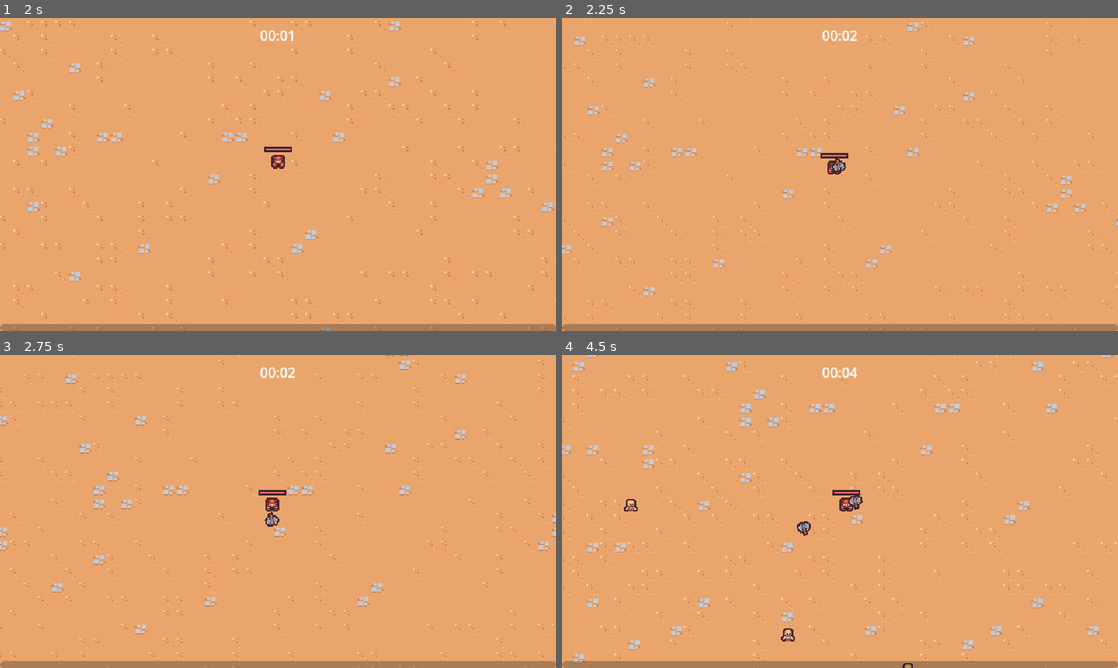
Above: before the commit, frames 1-4 (two rows, left to right).
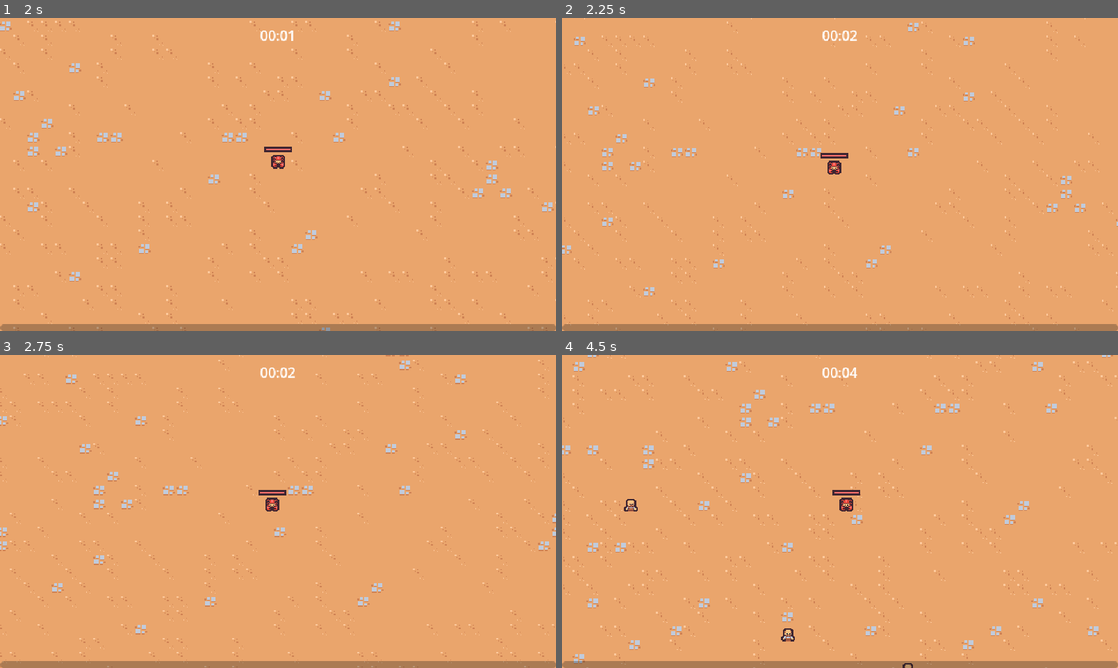
Above: after the commit, the same moments.

Repository: Dommss/2DSurvivorsCourse
Game: Godot game, scene res://scenes/main/main.tscn
The game is run twice, just before and just after one commit, with the same random seed, the same clock (stepped at 60 frames per second) and the same inputs.
Inputs (mouse positions are in pixels of both pictures, inside the frame that each line leads up to):
- Up to frame 1 (2 s): move the mouse to (250, 237) at 0.52 s; press the mouse at (250, 237) at 0.53 s; hold W (move_up) from 0.53 s (still down); move the mouse to (444, 221) at 1.27 s; release the mouse at (444, 221) at 1.28 s; click (444, 221) at 1.35 s
- Up to frame 2 (2.25 s): move the mouse to (673, 127) at 2.02 s; release W (move_up) at 2.03 s; press the mouse at (673, 127) at 2.03 s; hold A (move_left) from 2.03 s (still down)
- Up to frame 3 (2.75 s): keep holding A (move_left)
- Up to frame 4 (4.5 s): move the mouse to (867, 511) at 2.77 s; release the mouse at (867, 511) at 2.78 s; click (867, 511) at 2.85 s; move the mouse to (756, 433) at 3.52 s; release A (move_left) at 3.53 s; press the mouse at (756, 433) at 3.53 s; hold S (move_down) 3.53-4.28 s; move the mouse to (962, 495) at 4.27 s; release the mouse at (962, 495) at 4.28 s; hold D (move_right) from 4.28 s (still down); click (962, 495) at 4.35 s

Frame 1 is identical in both runs. In frame 2, less than 0.1% of the frame differs, in the area x 48-52%, y 44-50%; in frame 3, less than 0.1%; in frame 4, 0.2%, in the area x 42-55%, y 44-58%.

Commit message:
enabling acquisition of axe ability

Diff:
--- /dev/null
+++ b/resources/upgrades/ability.gd
@@ -0,0 +1,4 @@
+extends AbilityUpgrade
+class_name Ability
+
+@export var ability_controller_scene: PackedScene
--- /dev/null
+++ b/resources/upgrades/axe.tres
@@ -0,0 +1,11 @@
+[gd_resource type="Resource" script_class="Ability" load_steps=3 format=3 uid="uid://u778cvgwehwk"]
+
+[ext_resource type="PackedScene" uid="uid://t7jkpgankc6v" path="res://scenes/ability/axe_ability_controller/axe_ability_controller.tscn" id="1_v0tfb"]
+[ext_resource type="Script" path="res://resources/upgrades/ability.gd" id="1_yfjss"]
+
+[resource]
+script = ExtResource("1_yfjss")
+ability_controller_scene = ExtResource("1_v0tfb")
+id = "axe"
+name = "Axe"
+description = "Periodically sends out a spinning axe."
--- a/scenes/game_object/player/player.gd
+++ b/scenes/game_object/player/player.gd
@@ -6,6 +6,7 @@
 @onready var damage_interval_timer = $DamageIntervalTimer
 @onready var health_component = $HealthComponent
 @onready var health_bar = $HealthBar
+@onready var abilities = $Abilities
 
 var number_colliding_bodies = 0
 
@@ -14,6 +15,7 @@
 	$CollisionArea2D.body_exited.connect(on_body_exited)
 	damage_interval_timer.timeout.connect(on_damage_interval_timer_timeout)
 	health_component.health_changed.connect(on_health_changed)
+	GameEvents.ability_upgrade_added.connect(on_ability_upgrade_added)
 	update_health_display()
 
 
@@ -59,3 +61,11 @@
 
 func on_health_changed():
 	update_health_display()
+
+
+func on_ability_upgrade_added(ability_upgrade: AbilityUpgrade, current_upgrades: Dictionary):
+	if not ability_upgrade is Ability:
+		return
+
+	var ability = ability_upgrade as Ability
+	abilities.add_child(ability_upgrade.ability_controller_scene.instantiate())
--- a/scenes/game_object/player/player.tscn
+++ b/scenes/game_object/player/player.tscn
@@ -1,10 +1,9 @@
-[gd_scene load_steps=11 format=3 uid="uid://c2jkcj4oxsdw2"]
+[gd_scene load_steps=10 format=3 uid="uid://c2jkcj4oxsdw2"]
 
 [ext_resource type="Texture2D" uid="uid://bgfqfmjun7jj3" path="res://scenes/game_object/player/player.png" id="1_14a3t"]
 [ext_resource type="Script" path="res://scenes/game_object/player/player.gd" id="1_waq45"]
 [ext_resource type="PackedScene" uid="uid://7bukqqyk32d6" path="res://scenes/ability/sword_ability_controller/sword_ability_controller.tscn" id="2_8dnqx"]
 [ext_resource type="PackedScene" uid="uid://cc5ssq4mv10iw" path="res://scenes/components/health_component.tscn" id="2_lecid"]
-[ext_resource type="PackedScene" uid="uid://t7jkpgankc6v" path="res://scenes/ability/axe_ability_controller/axe_ability_controller.tscn" id="4_1bffy"]
 
 [sub_resource type="StyleBoxFlat" id="StyleBoxFlat_c0hxn"]
 bg_color = Color(0.247059, 0.14902, 0.192157, 1)
@@ -33,11 +32,9 @@
 
 [node name="HealthComponent" parent="." instance=ExtResource("2_lecid")]
 
-[node name="AbilityManager" type="Node" parent="."]
+[node name="Abilities" type="Node" parent="."]
 
-[node name="SwordAbilityController" parent="AbilityManager" instance=ExtResource("2_8dnqx")]
-
-[node name="AxeAbilityController" parent="AbilityManager" instance=ExtResource("4_1bffy")]
+[node name="SwordAbilityController" parent="Abilities" instance=ExtResource("2_8dnqx")]
 
 [node name="DamageIntervalTimer" type="Timer" parent="."]
 wait_time = 0.5
--- a/scenes/manager/upgrade_manager.gd
+++ b/scenes/manager/upgrade_manager.gd
@@ -12,17 +12,6 @@
 
 
 
-func on_level_up(current_level: int):
-	var chosen_upgrade = upgrade_pool.pick_random() as AbilityUpgrade
-	if chosen_upgrade == null:
-		return
-
-	var upgrade_screen_instance = upgrade_screen_scene.instantiate()
-	add_child(upgrade_screen_instance)
-	upgrade_screen_instance.set_ability_upgrades([chosen_upgrade] as Array[AbilityUpgrade])
-	upgrade_screen_instance.upgrade_selected.connect(on_upgrade_selected)
-
-
 func apply_upgrade(upgrade: AbilityUpgrade):
 	var has_upgrade = current_upgrades.has(upgrade.id)
 	if !has_upgrade:
@@ -35,5 +24,25 @@
 
 	GameEvents.emit_ability_upgrade_added(upgrade, current_upgrades)
 
+
+func pick_upgrades():
+	var chosen_upgrades: Array[AbilityUpgrade] = []
+	var filtered_upgrades = upgrade_pool.duplicate()
+	for i in 2:
+		var chosen_upgrade = filtered_upgrades.pick_random() as AbilityUpgrade
+		chosen_upgrades.append(chosen_upgrade)
+		filtered_upgrades = filtered_upgrades.filter(func (upgrade): return upgrade.id != chosen_upgrade.id)
+
+	return chosen_upgrades
+
+
 func on_upgrade_selected(upgrade: AbilityUpgrade):
 	apply_upgrade(upgrade)
+
+
+func on_level_up(current_level: int):
+	var upgrade_screen_instance = upgrade_screen_scene.instantiate()
+	add_child(upgrade_screen_instance)
+	var chosen_upgrades = pick_upgrades()
+	upgrade_screen_instance.set_ability_upgrades(chosen_upgrades as Array[AbilityUpgrade])
+	upgrade_screen_instance.upgrade_selected.connect(on_upgrade_selected)
--- a/scenes/manager/upgrade_manager.tscn
+++ b/scenes/manager/upgrade_manager.tscn
@@ -1,10 +1,11 @@
-[gd_scene load_steps=4 format=3 uid="uid://bahxt7vy60by0"]
+[gd_scene load_steps=5 format=3 uid="uid://bahxt7vy60by0"]
 
 [ext_resource type="Script" path="res://scenes/manager/upgrade_manager.gd" id="1_1hhwm"]
 [ext_resource type="Resource" uid="uid://dgdjwhuu4s5io" path="res://resources/upgrades/sword_rate.tres" id="2_ss5j2"]
 [ext_resource type="PackedScene" uid="uid://ivfsk2gweixp" path="res://scenes/UI/upgrade_screen.tscn" id="3_ityt8"]
+[ext_resource type="Resource" uid="uid://u778cvgwehwk" path="res://resources/upgrades/axe.tres" id="3_xkpf8"]
 
 [node name="UpgradeManager" type="Node"]
 script = ExtResource("1_1hhwm")
-upgrade_pool = Array[Resource("res://resources/upgrades/ability_upgrade.gd")]([ExtResource("2_ss5j2")])
+upgrade_pool = Array[Resource("res://resources/upgrades/ability_upgrade.gd")]([ExtResource("2_ss5j2"), ExtResource("3_xkpf8")])
 upgrade_screen_scene = ExtResource("3_ityt8")
